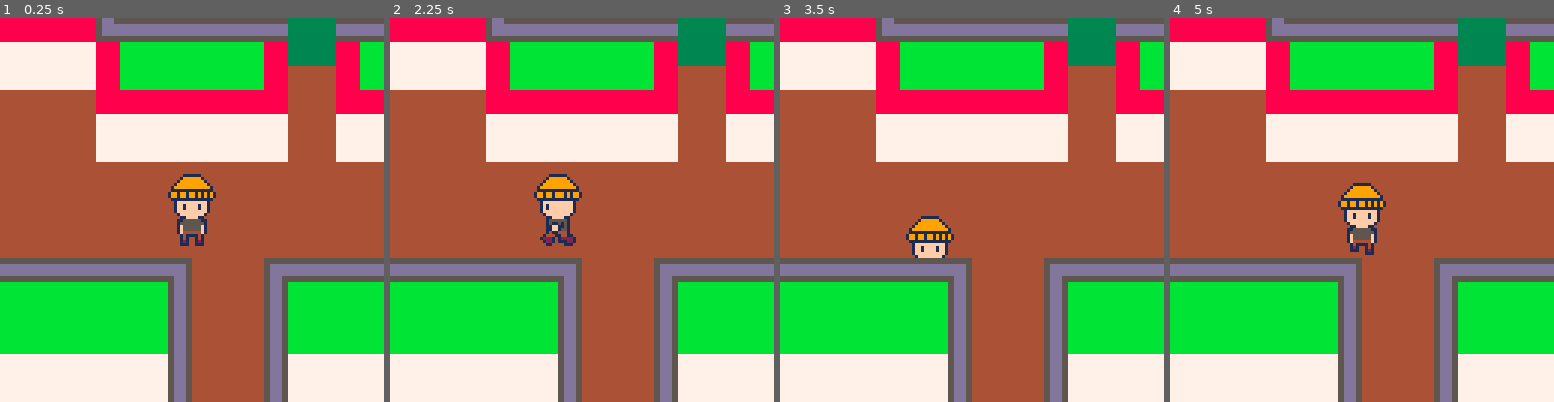
Above: before the commit, frames 1-4 (left to right).
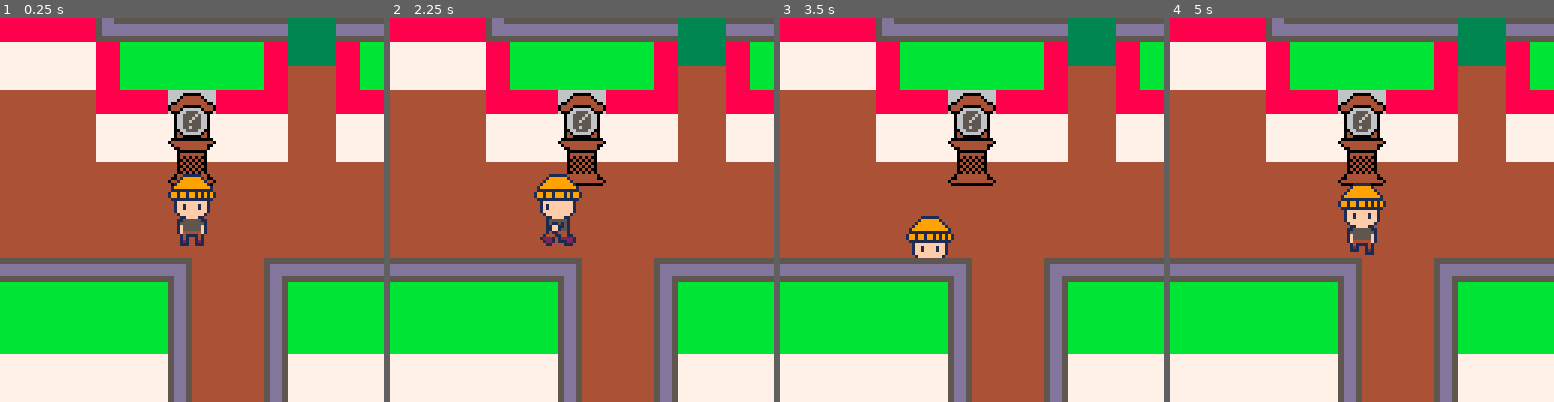
Above: after the commit, the same moments.

Repository: PaoloPortugal/one-last-visit
Game: PICO-8 cartridge mini-jam.p8
Two runs of this game, one before a commit and one after it. Both use one fixed random seed, a clock stepped at 60 frames per second and the inputs below.
Inputs:
- Up to frame 1 (0.25 s): no input
- Up to frame 2 (2.25 s): tap O (Z key) at 0.33, 0.7, 1.43, 2.22 s; hold Left from 1.97 s (still down)
- Up to frame 3 (3.5 s): release Left at 2.37 s; hold Down 2.42-2.82 s; hold Right from 2.87 s (still down); tap O (Z key) at 3.1 s
- Up to frame 4 (5 s): release Right at 3.53 s; hold Up 3.58-4.08 s; tap O (Z key) at 3.98, 4.87 s; hold Right 4.13-4.53 s; hold Down from 4.58 s (still down)

The runs differ from the first frame. In frame 1, 2.2% of the frame differs, in the area x 43-57%, y 18-44%; in frame 2, 2.2%; in frame 3, 2.2%; in frame 4, 2.2%.

Commit message:
Map is like it was before I think

Diff:
--- a/mini-jam.p8
+++ b/mini-jam.p8
@@ -230,33 +230,33 @@
 
 
 __gff__
-0000000000000000000000000000000181000000000000000000000000000001000000000000000000000000000000020000000000000000030101020103030300000000000101000000010101010101010101010001000000000101010101010101010101000000000001010100000001010101010000000000010101000000
-0101010101000000000000000001010101010101010000000000000000010101000000010100000000000000000101010000010101000000000000000001010101010101010101010101010101010000010100000001010101010101010100000101000000010101010101000000000001010000000101010100000000000000
+0000000000000000000000000000000181000000000000000000000000000001000000000000000000000000000000020000000000000000030101020103030300000000000101000101010101010101010101010101010101010101010101010000000000000101010101010100000000000000000001010101010101000000
+0101010101000000010101010001010101010101010000000101010100010101000000010100000000000000000101010000010101000000000000000001010101010101010101010101010101010000010100000001010101010101010100000101000000010101010101000000000001010000000101010100000000000000
 __map__
 000000003a3b3b3b3b3b3b3b3b3b3b3b3c0000000000000000000000000000000000000000000000000000000000000000000000000000000000000000000000003a3b3b3b3b3b3b3b3b3b3b3b3c0000000000000000000000000000000000000000000000000000000000000000000000000000000000000000000000000000
 00000000391f1f1f1f1f1f1f1f1f1f1f39000000000000000000000000000000000000000000000000000000000000000000000000000000000000000000000000391f1f1f1f1f1f1f1f1f1f1f390000000000000000000000000000000000000000000000000000000000000000000000000000000000000000000000000000
 00000000391f1f1f1f1f1f1f1f1f1f1f39000000000000000000000000000000000000000000000000000000000000000000000000000000000000000000000000391f1f1f1f1f1f1f1f1f1f1f390000000000000000000000000000000000000000000000000000000000000000000000000000000000000000000000000000
 00000000391f1f1f1f1f1f1f1f1f1f1f39000000000000000000000000000000000000000000000000000000000000000000000000000000000000000000000000391f1f1f1f1f1f1f1f1f1f1f390000000000000000000000000000000000000000000000000000000000000000000000000000000000000000000000000000
 0000000039464646464646464646464639000000000000000000000000000000000000000000000000000000000000000000000000000000000000000000000000394646464646464646464646390000000000000000000000000000000000000000000000000000000000000000000000000000000000000000000000000000
-0000000039464646464646464646464639000000000000000000000000000000000000000000000000000000000000000000000000000000000000000000000000394646464646464646464646390000000000000000000000000000000000000000000000000000000000000000000000000000000000000000000000000000
-0000000039444444444444444444444439101010101010101010101010101010101010101010101010100000000000000000000000000000000000000000000000394444444444444444444444391010101010101010101010101010101010101010101010101000000000000000000000000000000000000000000000000000
-0000000039444444444444444444444439474747474747474747474747474747474747474747474747100000000000000000000000000000000000000000000000394444444444444444444444394747474747474747474747474747474747474747474747471000000000000000000000000000000000000000000000000000
-0000000039444444444444444444444439474747474747474747474747474747474747474747474747100000000000000000000000000000000000000000000000394444444444444444444444394747474747474747474747474747474747474747474747471000000000000000000000000000000000000000000000000000
+0000000039464646464646464646464639000000000000000000000000000000000000000000000000000000000000000000000000000000000000000000000000398c8d4a4b4c8e8f46464646390000000000000000000000000000000000000000000000000000000000000000000000000000000000000000000000000000
+0000000039444444444444444444444439101010101010101010101010101010101010101010101010100000000000000000000000000000000000000000000000399c9d5a5b5c9e9f44444444391010101010101010101010101010101010101010101010101000000000000000000000000000000000000000000000000000
+00000000394444444444444444444444394747474747474747474747474747474747474747474747471000000000000000000000000000000000000000000000003944446a6b6c444444444444394747474747474747474747474747474747474747474747471000000000000000000000000000000000000000000000000000
+00000000394444444444444444444444394747474747474747474747474747474747474747474747471000000000000000000000000000000000000000000000003944447a7b7c444444444444394747474747474747474747474747474747474747474747471000000000000000000000000000000000000000000000000000
 0000000039444444444444444444444439474747474747474747474747474747474747474747474747100000000000000000000000000000000000000000000000394444444444444444444444394747474747474747474747474747474747474747474747471000000000000000000000000000000000000000000000000000
 00000000394444444444444444444444394747474747474747474747474747474747473a3b3b3b3b3b3b3b3b3b3b3b3b3b3b3b3b3b3c0000000000000000000000394444444444444444444444394747474747474747474747474747474747473a3b3b3b3b3b3b3b3b3b3b3b3b3b3b3b3b3b3c00000000000000000000000000
-000000003d3b3b3b3b3b3b3b3c44443a3e474747474747474747474747474747474747392f2f2f2f2f1f1f1f1f2f2f2f2f2f2f2f2f3900000000000000000000003d3b3b3b3b3b3b3b3c44443a3e474747474747474747474747474747474747392f2f2f2f2f1f1f1f1f2f2f2f2f2f2f2f2f3900000000000000000000000000
-3a3b3b3b0f3b3b3b3b3b3b3b3e44443d3b3b3b3b3c4747474747474747474747474747392f2f2f2f2f1f1f1f1f2f2f2f2f2f2f2f2f39000000000000003a3b3b3b0f3b3b3b3b3b3b3b3e44443d3b3b3b3b3c4747474747474747474747474747392f2f2f2f2f1f1f1f1f2f2f2f2f2f2f2f2f3900000000000000000000000000
-391f1f1f1f1f1f1f1f1f1f1f1f44441f2f2f2f1f394747474747474747474747474747391f1f1f1f1f1f1f1f1f1f1f1f1f1f1f1f1f3900000000000000391f1f1f1f1f1f1f1f1f1f1f1f44441f2f2f2f1f394747474747474747474747474747391f1f1f1f1f1f1f1f1f1f1f1f1f1f1f1f1f3900000000000000000000000000
-391f2f2f2f2f2f2f2f2f2f2f1f44441f2f2f2f1f3947474747474747474747474747473946464646464646464646464646464646463900000000000000391f2f2f2f2f2f2f2f2f2f2f1f44441f2f2f2f1f3947474747474747474747474747473946464646464646464646464646464646463900000000000000000000000000
-391f1f1f1f1f1f1f1f1f1f1f1f44441f1f1f1f1f3d3b3b3b3b3b3b3b47473b3b3b3b3b3e46464646464646464646464646464646463900000000000000391f1f1f1f1f1f1f1f1f1f1f1f44441f1f1f1f1f3d3b3b3b3b3b3b3b47473b3b3b3b3b3e46464646464646464646464646464646463900000000000000000000000000
-39464646464646464646464646444446464646461f2f2f2f2f2f2f1f47471f2f2f2f2f1f4444444444444444444444444444444444390000000000000039464646464646464646464646444446464646461f2f2f2f2f2f2f1f47471f2f2f2f2f1f44444444444444444444444444444444443900000000000000000000000000
-39464646464646464646464646444446464646461f2f2f2f2f2f2f1f44441f2f2f2f2f1f4444444444444444444444444444444444390000000000000039464646464646464646464646444446464646461f2f2f2f2f2f2f1f44441f2f2f2f2f1f44444444444444444444444444444444443900000000000000000000000000
-39444444444444444444444444444444444444441f1f1f1f1f1f1f1f44441f1f1f1f1f1f4444444444444444444444444444444444390000000000000039444444444444444444444444444444444444441f1f1f1f1f1f1f1f44441f1f1f1f1f1f44444444444444444444444444444444443900000000000000000000000000
-3944444444444444444444444444444444444444464646464646464644444646464646464444444444444444444444444444444444390000000000000039444444444444444444444444444444444444444646464646464646444446464646464644444444444444444444444444444444443900000000000000000000000000
-3944444444444444444444444444444444444444464646464646464644444646464646464444444444444444444444444444444444390000000000000039444444444444444444444444444444444444444646464646464646444446464646464644444444444444444444444444444444443900000000000000000000000000
-3944444444444444444444444444444444444444444444444444444444444444444444444444444444444444444444444444444444390000000000000039444444444444444444444444444444444444444444444444444444444444444444444444444444444444444444444444444444443900000000000000000000000000
-3944444444444444444444444444444444444444444444444444444444444444444444444444444444444444444444444444444444390000000000000039444444444444444444444444444444444444444444444444444444444444444444444444444444444444444444444444444444443900000000000000000000000000
-3944444444444444444444444444444444444444444444444444444444444444444444444444444444444444444444444444444444390000000000000039444444444444444444444444444444444444444444444444444444444444444444444444444444444444444444444444444444443900000000000000000000000000
+000000003d3b3b3b3b3b3b3b3c44443a3e474747474747474747474747474747474747392f2f2f2f2f1f54541f2f2f2f2f2f2f2f2f3900000000000000000000003d3b3b3b3b3b3b3b3c44443a3e474747474747474747474747474747474747392f2f2f2f2f1f1f1f1f2f2f2f2f2f2f2f2f3900000000000000000000000000
+3a3b3b3b0f3b3b3b3b3b3b3b3e44443d3b3b3b3b3c4747474747474747474747474747392f2f2f2f2f1f54541f2f2f2f2f2f2f2f2f39000000000000003a3b3b3b0f3b3b3b3b3b3b3b3e44443d3b3b3b3b3c4747474747474747474747474747392f2f2f2f2f1f1f1f1f2f2f2f2f2f2f2f2f3900000000000000000000000000
+391f1f1f1f1f1f1f1f1f1f1f1f44441f2f2f2f1f394747474747474747474747474747391f1f1f1f1f1f54541f1f1f1f1f1f1f1f1f3900000000000000391f1f1f1f1f1f1f1f1f1f1f1f44441f2f2f2f1f394747474747474747474747474747391f48491f1f1f1f1f1f1f1f1f1f1f1f1f1f3900000000000000000000000000
+391f2f2f2f2f2f2f2f2f2f2f1f44441f2f2f2f1f3947474747474747474747474747473946464646464654544646464646464646463900000000000000391f2f2f2f2f2f2f2f2f2f2f1f44441f2f2f2f1f39474747474747474747474747474739465859464646464646464646c9ca4646463900000000000000000000000000
+391f1f1f1f1f1f1f1f1f1f1f1f44441f1f1f1f1f3d3b3b3b3b3b3b3b47473b3b3b3b3b3e46464646464654544646464646464646463900000000000000391f1f1f1f1f1f1fc3c41f1f1f44441f1f1f1f1f3d3b3b3b3b3b3b3b47473b3b3b3b3b3e46686946464646464646c7c8d9dae7e8463900000000000000000000000000
+39464646464646464646464646444446464646461f2f2f2f2f2f2f1f47471f2f2f2f2f1f444444444444444444444444444444444439000000000000003946464646464646d5d6464646444446464646461f2f2f2f2f2f2f1f47471f2f2f2f2f1f44787944444444444444d7d8e9eaf7f8443900000000000000000000000000
+39464646464646464646464646444446464646461f2f2f2f2f2f2f1f44441f2f2f2f2f1f44444444444444444444444444444444443900000000000000394646cbcccd4646e5e6464646444446464646461f2f2f2f2f2f2f1f44441f2f2f2f2f1f44444444444444444444444444444444443900000000000000000000000000
+39444444444444444444444444444444444444441f1f1fc0c11f1f1f44441f1f1f1f1f1f44444444444444444444444444444444443900000000000000394444dbdcdd4444f5f6444444444444444444441f1f1fc0c11f1f1f44441f1f1f1f1f1f44444444444444444444444444444444443900000000000000000000000000
+3944444444444444444444444444444444444444464646d0d14646464444464646464646444444444444444444444444444444444439000000000000003944444444444444444444444444444444444444464646d0d1464646444445464646464644444444444444444444444444444444443900000000000000000000000000
+3944444444444444444444444444444444444444464646e0e14646464444464646464646444444444444444444444444444444444439000000000000003944444444444444444444444444444444444444464646e0e1464646444455464646464644444444444444444444444444444444443900000000000000000000000000
+3944444444444444444444444444444444444444444444f0f1444444444444444444444444444444444444444444444444444444443900000000000000394d4e5657444444444444444444444444444444444444f0f1444444444444444444444444444444444444444444444444444444443900000000000000000000000000
+39444444444444444444444444444444444444444444444444444444444444444444444444444444444444444444444444444444443900000000000000395d5e666744444444444444444444444444444444444444444444444444444444444444444444444444444488898a8b44444444443900000000000000000000000000
+39444444444444444444444444444444444444444444444444444444444444444444444444444444444444444444444444444444443900000000000000396d6e767744444444444444444444444444444444444444444444444444444444444444444444444444444498999a9b44444444443900000000000000000000000000
 3944444444444444444444444444444444444444444444444444444444444444444444444444444444444444444444444444444444390000000000000039444444444444444444444444444444444444444444444444444444444444444444444444444444444444444444444444444444443900000000000000000000000000
 3d3b3b3b3b3b3b3b3b3b3b3b3b3b3b3b3b3b3b3b3b3b3b3c4444443a3b3b3b3b3b3b3b3b3b3b3b3b3b3b3b3b3b3b3b3b3b3b3b3b3b3e000000000000003d3b3b3b3b3b3b3b3b3b3b3b3b3b3b3b3b3b3b3b3b3b3b3c4444443a3b3b3b3b3b3b3b3b3b3b3b3b3b3b3b3b3b3b3b3b3b3b3b3b3b3e00000000000000000000000000
 2f2f2f2f2f2f2f2f2f2f2f2f2f2f2f2f2f2f2f2f2f2f2f39444444392f2f2f2f2f2f2f2f2f2f2f2f2f2f2f2f2f2f2f2f2f2f2f2f2f1f000000000000002f2f2f2f2f2f2f2f2f2f2f2f2f2f2f2f2f2f2f2f2f2f2f39444444392f2f2f2f2f2f2f2f2f2f2f2f2f2f2f2f2f2f2f2f2f2f2f2f2f1f00000000000000000000000000
Not shown, changed: 30 lines of the sprite sheet (__gfx__) section of mini-jam.p8
